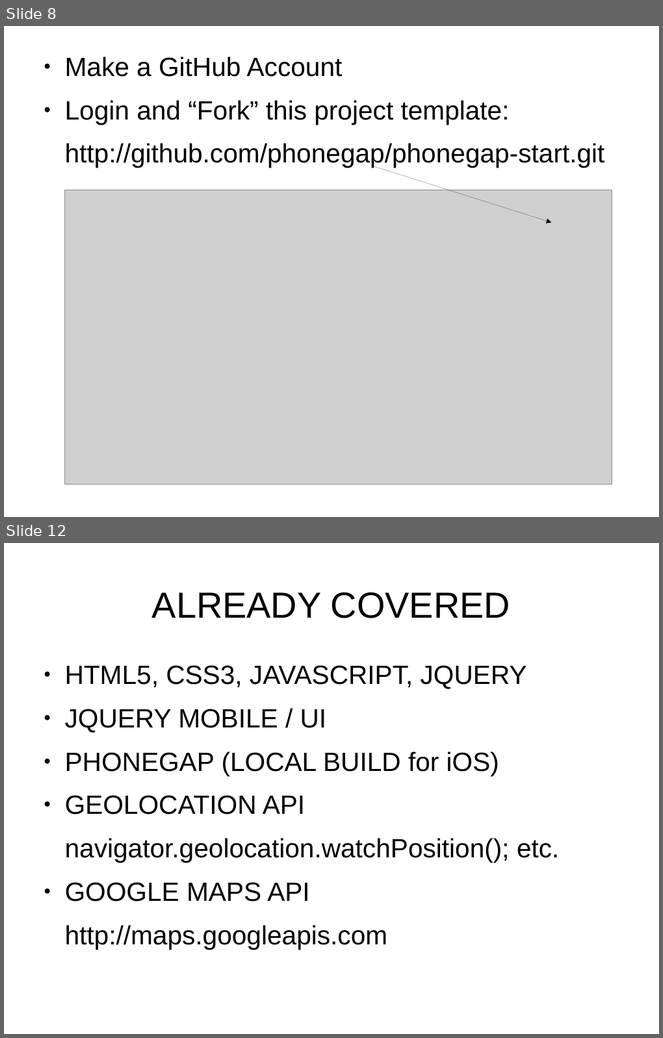
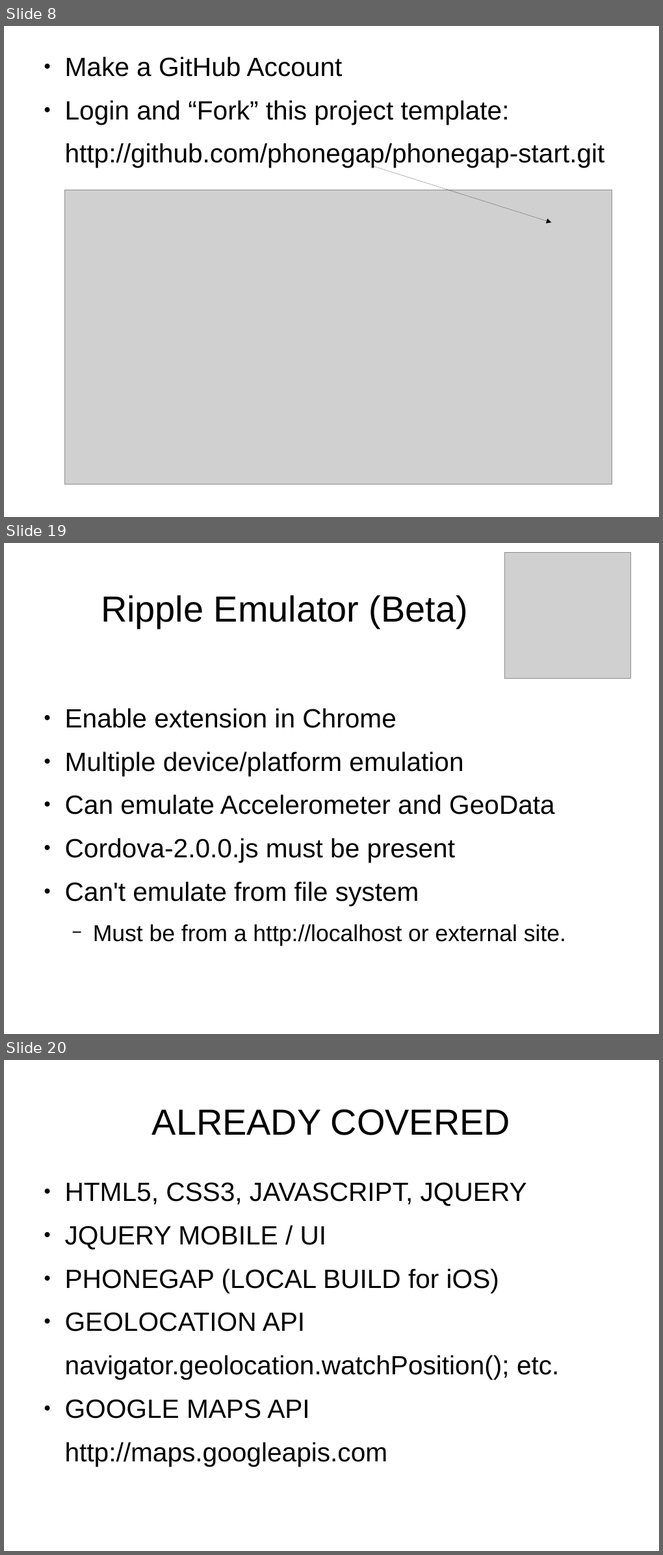
Before and after one commit to fpbu/mobappdev, a slide deck: phonegapbuild_workshop/phonegap_build_slides.odp. Shown one above the other, each under a label of ours: slides 8 and 12 before the commit, slides 8, 19 and 20 after it; the slides between them are not shown. The pictures are 663x1038 and 663x1555 pixels, drawn with LibreOffice and Linux fonts; fonts in the diff are those of the drawing; grey boxes stand for pictures. Boxes give left, top, right and bottom in pixels: in the first picture for what was removed or moved away, otherwise in the second. Text is boxed around its words. In the diff, an @@ line names an element or a change of style, - is before the commit and + after.

```diff
--- a/phonegapbuild_workshop/phonegap_build_slides.odp
+++ b/phonegapbuild_workshop/phonegap_build_slides.odp
@@ slide 19 added at [4,543,659,1034], background #FFFFFF @@
@@ picture added at [505,553,631,679] @@
@@ title added at [101,595,468,628], 44 pt, text #000000 @@
+Ripple Emulator (Beta)
@@ text added at [65,708,566,946], 32 pt, text #000000 @@
+● Enable extension in Chrome
+● Multiple device/platform emulation
+● Can emulate Accelerometer and GeoData
+● Cordova-2.0.0.js must be present
+● Can't emulate from file system
+  − Must be from a http://localhost or external site.
@@ what was slide 12 is now slide 20 @@
```
Also in this commit, not shown: 2 slides changed, 20 other slides added, 4 slides removed, 1 other file.
